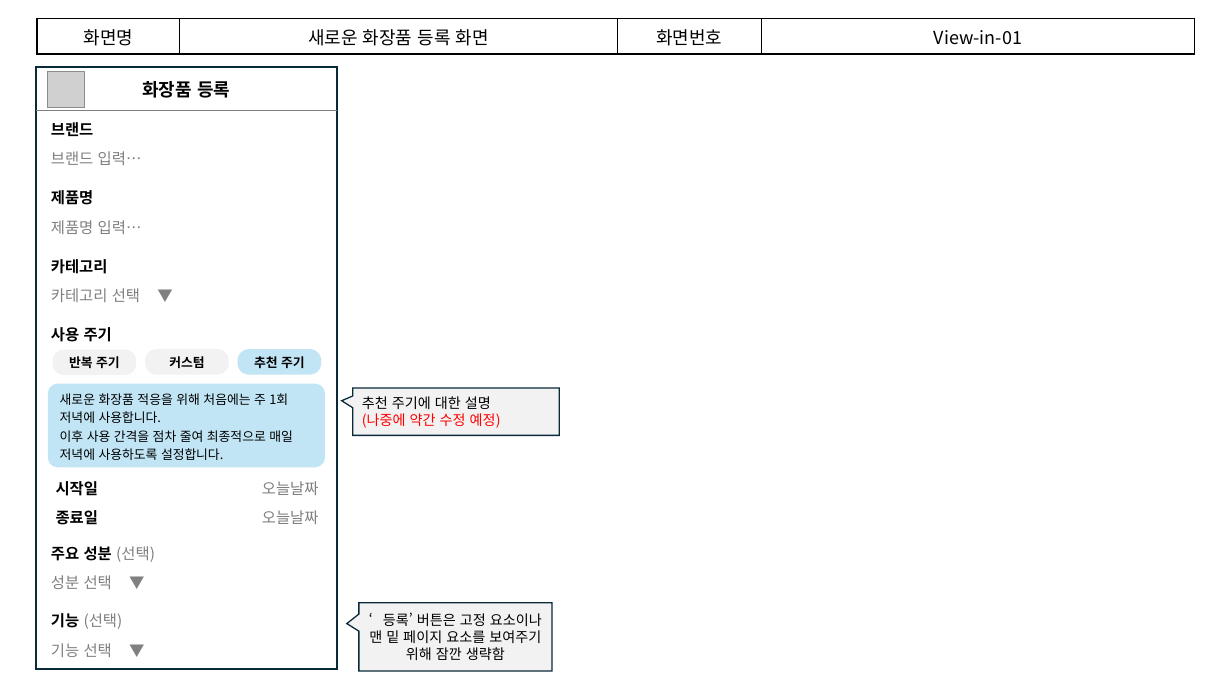
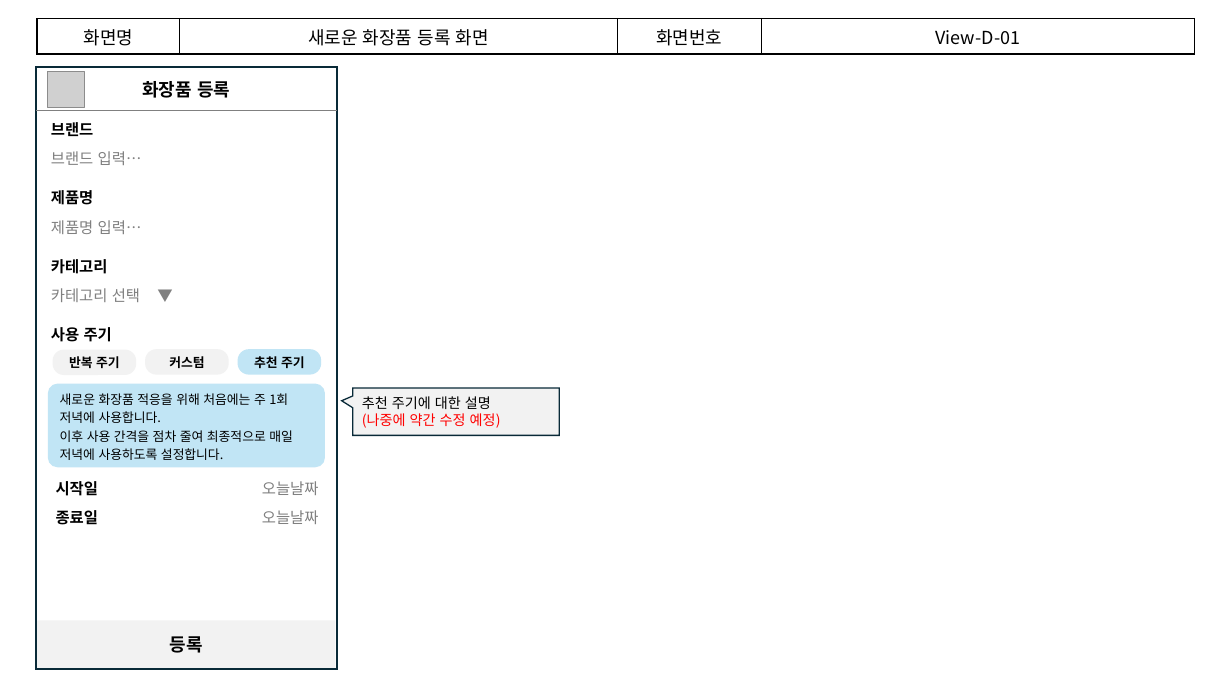
Before and after one commit to joo-hyejin/app_study, a slide deck: slide 12 of 기획서 - 프로토타입.pptx (slide 11 before the commit). Drawn at 1232x693 pixels with LibreOffice and Linux fonts; fonts in the diff are those of the drawing; grey boxes stand for pictures. Boxes give left, top, right and bottom in pixels: in the first picture for what was removed or moved away, otherwise in the second. Text is boxed around its words. In the diff, an @@ line names an element or a change of style, - is before the commit and + after.

```diff
--- a/기획서 - 프로토타입.pptx
+++ b/기획서 - 프로토타입.pptx
@@ table at (37, 18, 1195, 53) @@
-row 1, column 4: View-in-01
+row 1, column 4: View-D-01
@@ text removed at (51, 546, 155, 562) @@
-주요 성분 (선택)
@@ text removed at (51, 575, 112, 589) @@
-성분 선택 ▼
@@ rounded rectangle added at (37, 621, 335, 668), fill #F2F2F2, 14 pt, text #000000, bold @@
+등록
@@ text removed at (51, 613, 123, 629) @@
-기능 (선택)
@@ speech box removed at (359, 603, 552, 671) @@
-‘등록’ 버튼은 고정 요소이나 맨 밑 페이지 요소를 보여주기 위해 잠깐 생략함
@@ text removed at (51, 643, 112, 657) @@
-기능 선택 ▼
```
Also in this commit, not shown: 8 other slides changed, 1 slide added, 5 slides removed, 3 other files.
